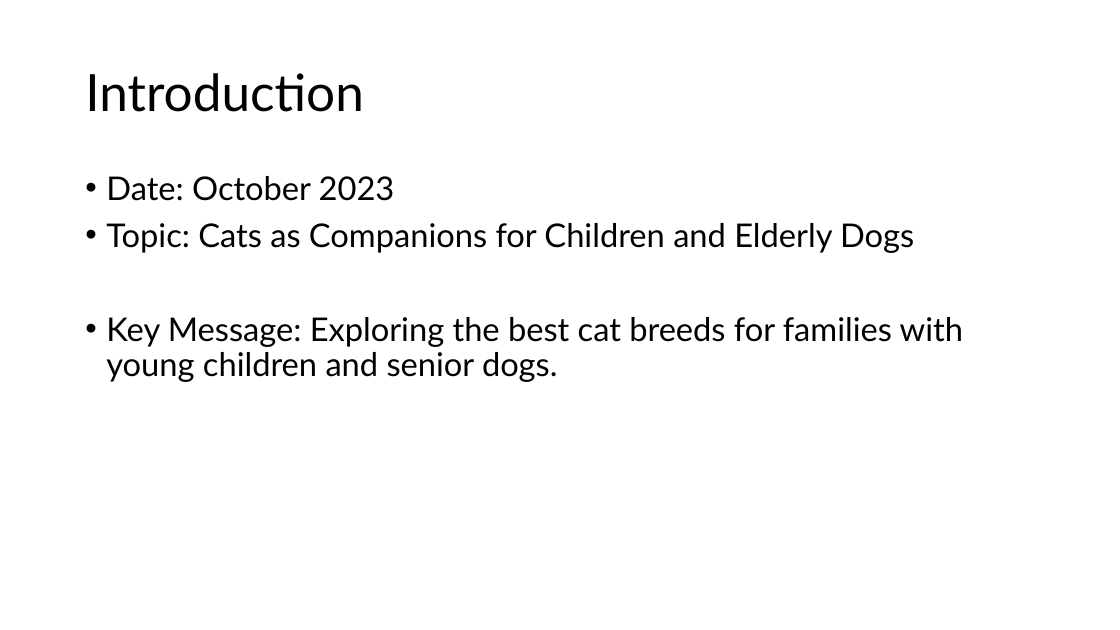
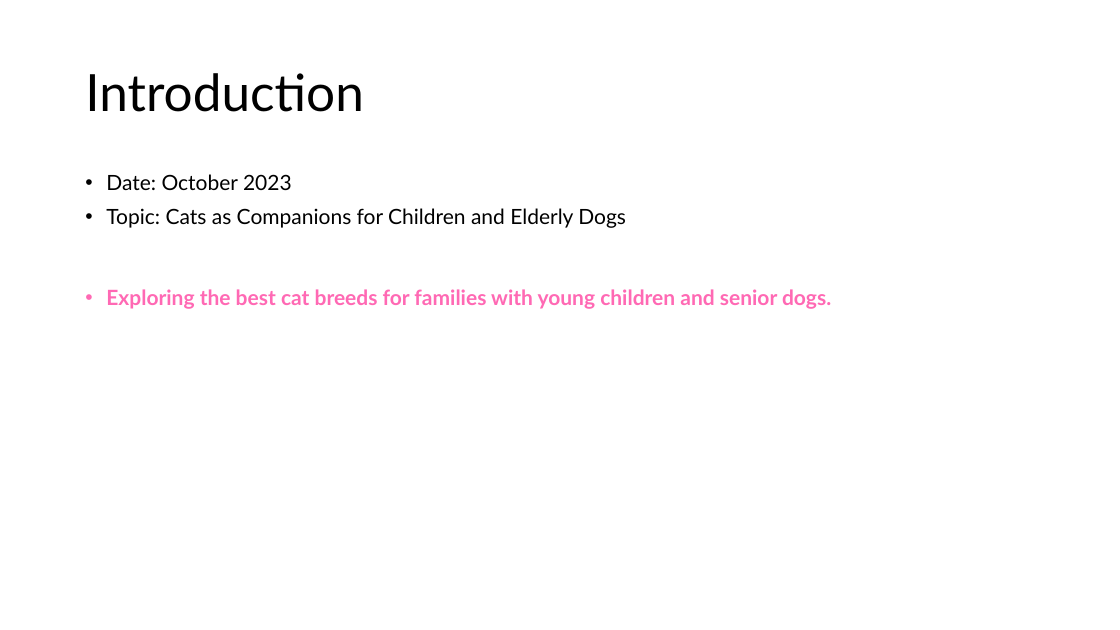
Before and after one commit to drubaga/SlideAI, a slide deck: slide 2 of output/Cats:_Companions_for_Children_and_Elderly_Dogs.pptx. Drawn at 1120x630 pixels with LibreOffice and Linux fonts; fonts in the diff are those of the drawing. Boxes give left, top, right and bottom in pixels: in the first picture for what was removed or moved away, otherwise in the second. Text is boxed around its words. In the diff, an @@ line names an element or a change of style, - is before the commit and + after.

Commit message:
feat(pptx): add intro slide with title/date, styled thank-you slide, and improved color formatting

```diff
--- a/output/Cats:_Companions_for_Children_and_Elderly_Dogs.pptx
+++ b/output/Cats:_Companions_for_Children_and_Elderly_Dogs.pptx
@@ text at [106,174,626,228]: size 28 to 18 pt in "Date: October 2023", "Topic: Cats as Companions for Children and ..." @@
@@ text at [106,289,831,309]: text changed; size 28 to 18 pt; text colour #000000 to #FF69B4; bold on @@
-• Key Message: Exploring the best cat breeds for families with young children and senior dogs.
+• Exploring the best cat breeds for families with young children and senior dogs.
```
Also in this commit, not shown: 10 other slides changed, 1 slide added, 1 slide removed, 4 other files.
